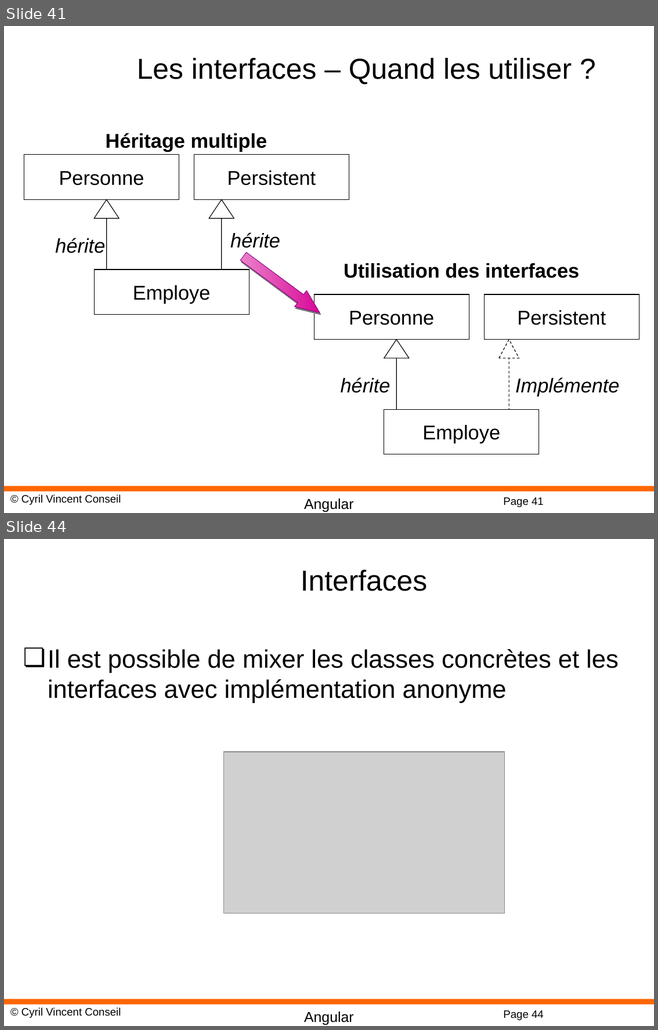
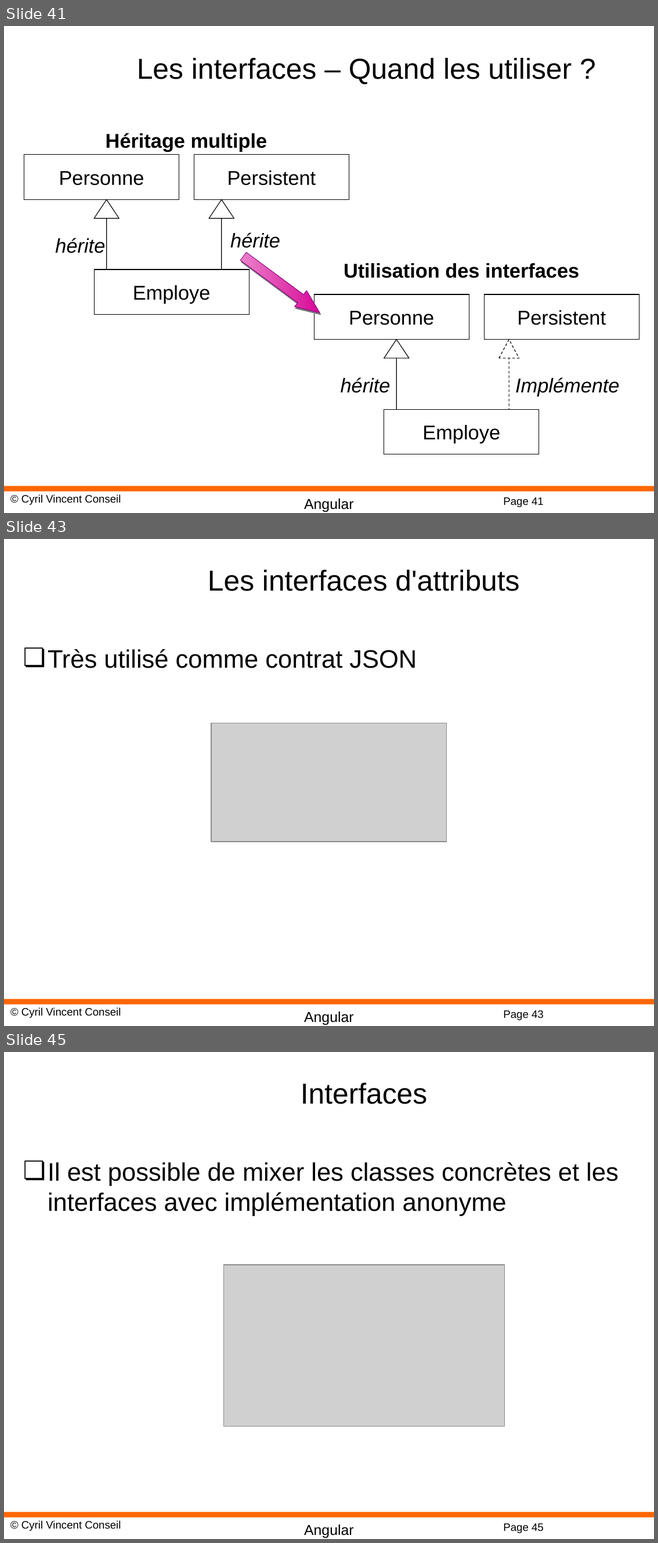
Before and after one commit to cyrilvincent/angular, a slide deck: PPT/Angular10-TSOO.pptx. Shown one above the other, each under a label of ours: slides 41 and 44 before the commit, slides 41, 43 and 45 after it; the slides between them are not shown. The pictures are 658x1030 and 658x1543 pixels, drawn with LibreOffice and Linux fonts; fonts in the diff are those of the drawing; grey boxes stand for pictures; background and template pictures are left out. Boxes give left, top, right and bottom in pixels: in the first picture for what was removed or moved away, otherwise in the second. Text is boxed around its words. In the diff, an @@ line names an element or a change of style, - is before the commit and + after.

```diff
--- a/PPT/Angular10-TSOO.pptx
+++ b/PPT/Angular10-TSOO.pptx
@@ slide 43 added at (4,539,654,1026), background #FFFFFF; not listed: 4 template elements that a slide beside it also shows @@
@@ title added at (208,570,519,591), 32 pt, text #000000 @@
+Les interfaces d'attributs
@@ text added at (48,649,416,668), 28 pt, text #000000 @@
+❏ Très utilisé comme contrat JSON
@@ picture added at (211,723,447,842) @@
@@ what was slide 44 is now slide 45 @@
@@ page number at (503,1524,543,1533): text changed @@
-Page 44
+Page 45
```
Also in this commit, not shown: 3 slides changed, 22 other files.
